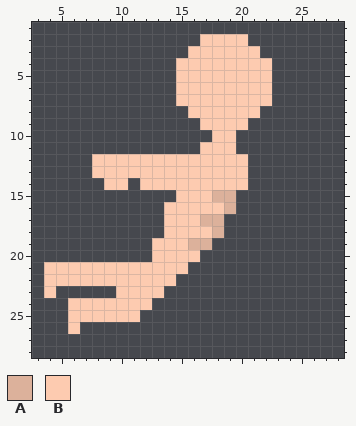
Two versions of one pixel-art file, Assets/Art/Characters/Player/Dash/Player_Dash_Right.aseprite. The first picture shows the starting point.
32x32 pixels, 1 frame. Shown: x 3..28, y 1..28.
Visible layers, top first: "Skin/Head", "Skin/Chest", "Skin/Left Arm", "Skin/Right Arm", "Skin/Left Leg", "Skin/Right Leg".
Palette (. is transparent): A #dcb19b  B #fdcbb0
Pixels before, first column x 4:
 2 .............BBBB..
 3 ............BBBBBB.
 4 ...........BBBBBBBB
 5 ...........BBBBBBBB
 6 ...........BBBBBBBB
 7 ...........BBBBBBBB
 8 ............BBBBBB.
 9 .............BBBB..
10 ..............BB...
11 .............BBB...
12 ....BBBBBBBBBBBBB..
13 ....BBBBBBBBBBBBB..
14 .....BB.BBBBBBBBB..
15 ...........BBBAA...
16 ..........BBBBBA...
17 ..........BBBAA....
18 ..........BBBBA....
19 .........BBBAA.....
20 .........BBBB......
21 BBBBBBBBBBBB.......
22 BBBBBBBBBBB........
23 B.....BBBB.........
24 ..BBBBBBB..........
25 ..BBBBBB...........
26 ..B................
After:
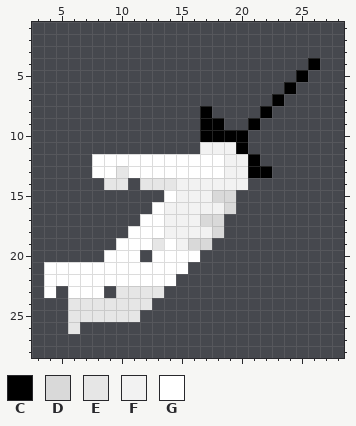
Colours new in this view: C #000000  D #d9d9d9  E #e6e6e6  F #f2f2f2  G #ffffff
Commit message: Body Dash Animations
Edits made:
layer "Weapons/Sword" now shown
layer "Skin/Head" now hidden
Changed rows in their new state; - is an unchanged pixel.
first column x 4:
 2 -------------....------
 3 ------------......-----
 4 -----------........---C
 5 -----------........--C-
 6 -----------........-C--
 7 -----------........C---
 8 ------------.C....C----
 9 -------------CC..C-----
10 -------------CCCC------
11 -------------FFFC------
12 ----GGGGGGGGGGGFFC-----
13 ----GGEGGGGGGGGFFCC----
14 -----EE-EEEFFFFFF------
15 ----------GFFFDD-------
16 ---------GFFFFFD-------
17 --------GGFFFDD--------
18 -------GGGFFFFD--------
19 ------GGGEGFDD---------
20 -----GGG-GGGG----------
21 GGGGGGGGGGGG-----------
22 GGGGGGGGGGG------------
23 G-GGG-EEEE-------------
24 --EEEEEEE--------------
25 --EEEEEE---------------
26 --E--------------------
